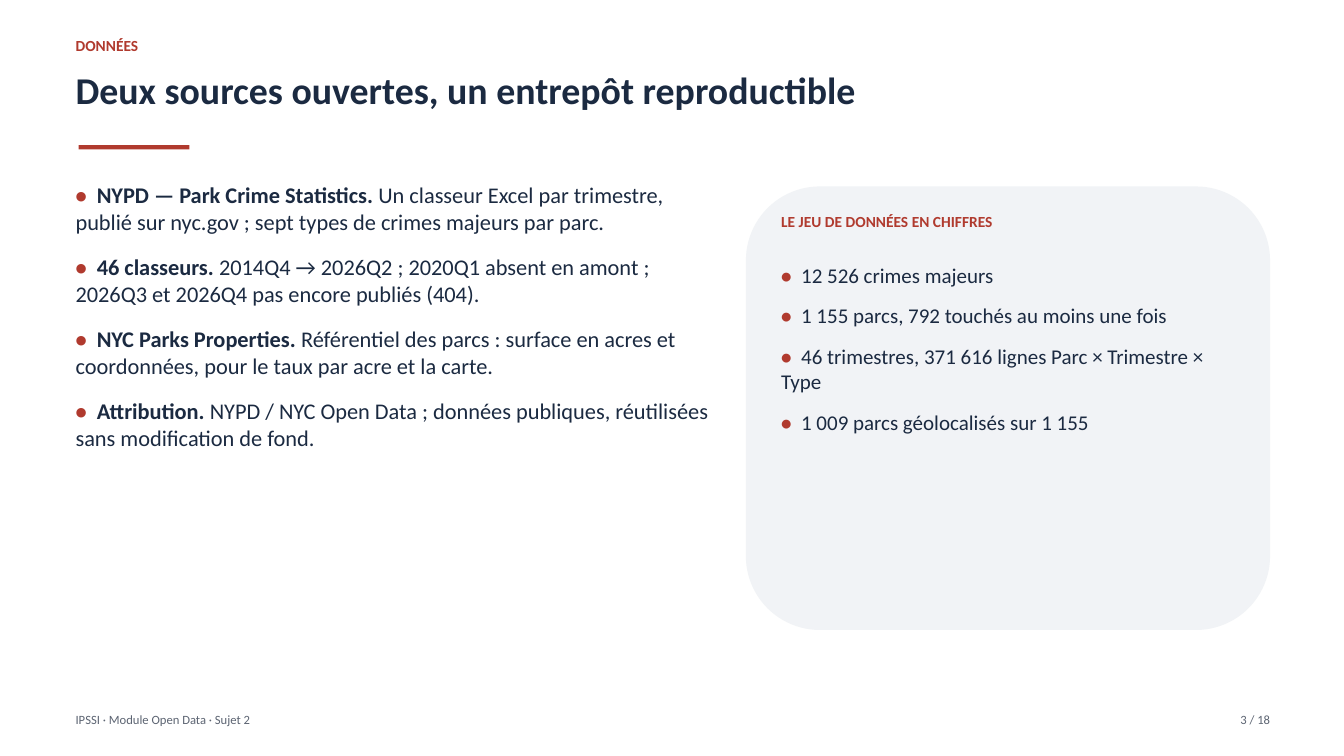
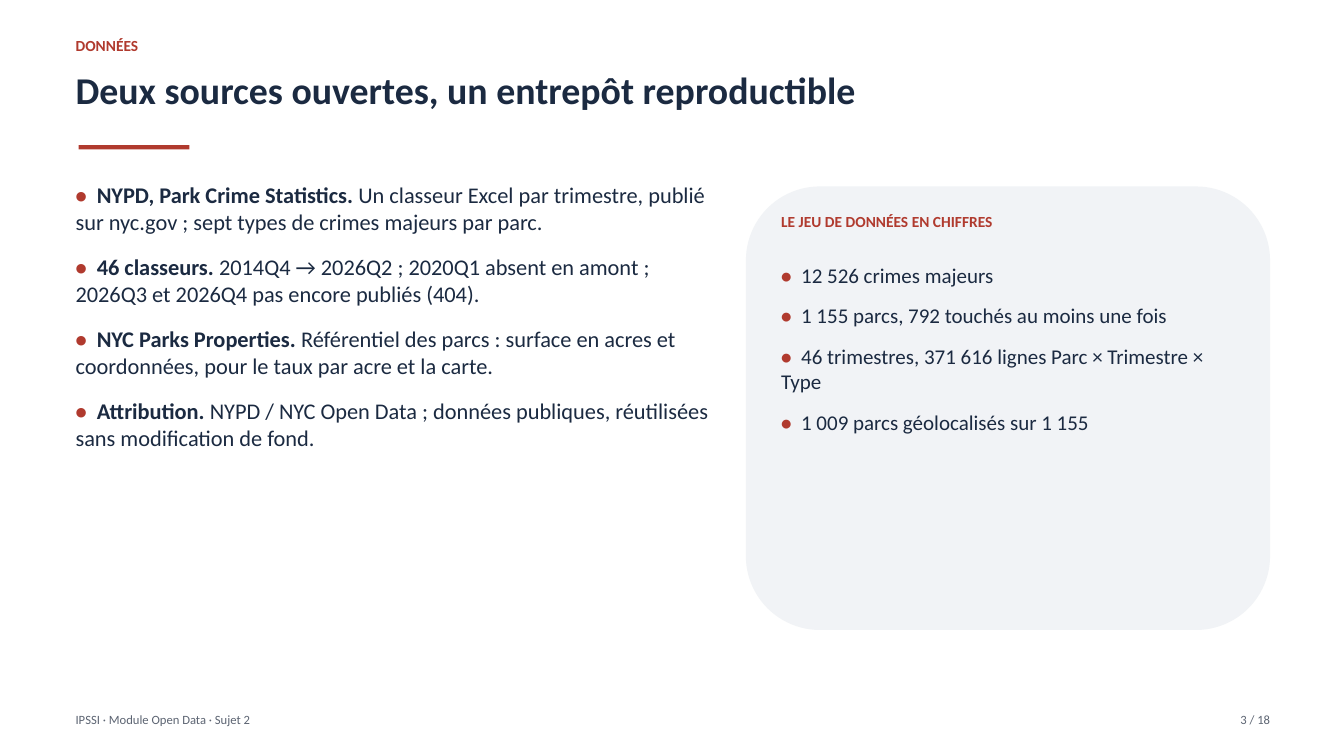
Before and after one commit to fayesarah555/NYC-Crime, a slide deck: slide 3 of presentation/nyc_crime_deck.pptx. Drawn at 1344x756 pixels with LibreOffice and Linux fonts; fonts in the diff are those of the drawing. Boxes give left, top, right and bottom in pixels: in the first picture for what was removed or moved away, otherwise in the second. Text is boxed around its words. In the diff, an @@ line names an element or a change of style, - is before the commit and + after.

```diff
--- a/presentation/nyc_crime_deck.pptx
+++ b/presentation/nyc_crime_deck.pptx
@@ text at box(76, 187, 705, 234): text changed @@
-• NYPD — Park Crime Statistics. Un classeur Excel par trimestre, publié sur nyc.gov ; sept types de crimes majeurs par parc.
+• NYPD, Park Crime Statistics. Un classeur Excel par trimestre, publié sur nyc.gov ; sept types de crimes majeurs par parc.
```
Also in this commit, not shown: 4 other slides changed, 13 other files.
